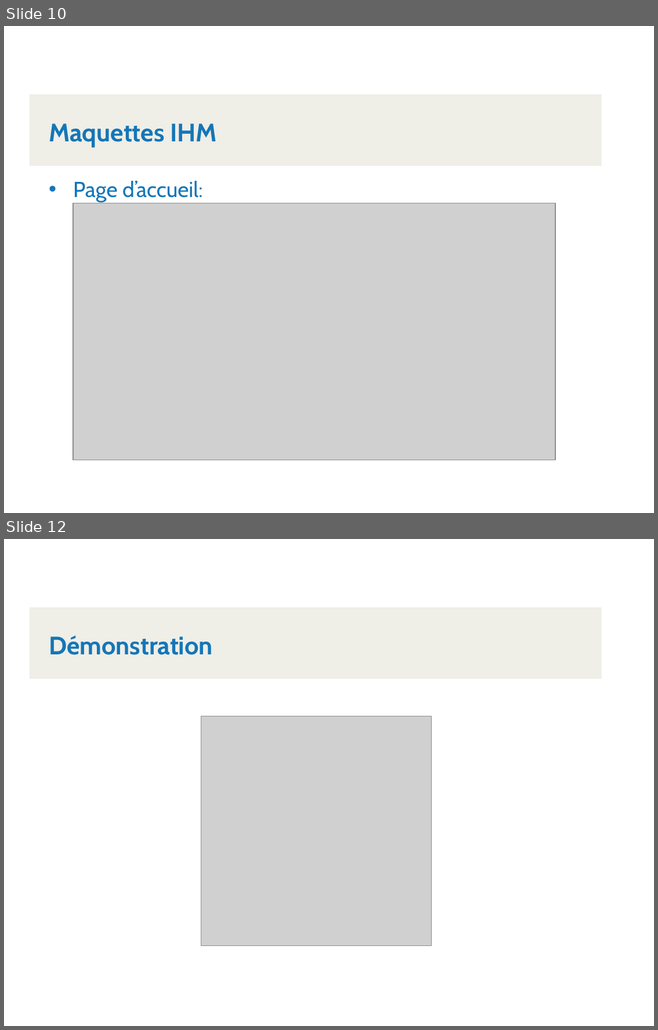
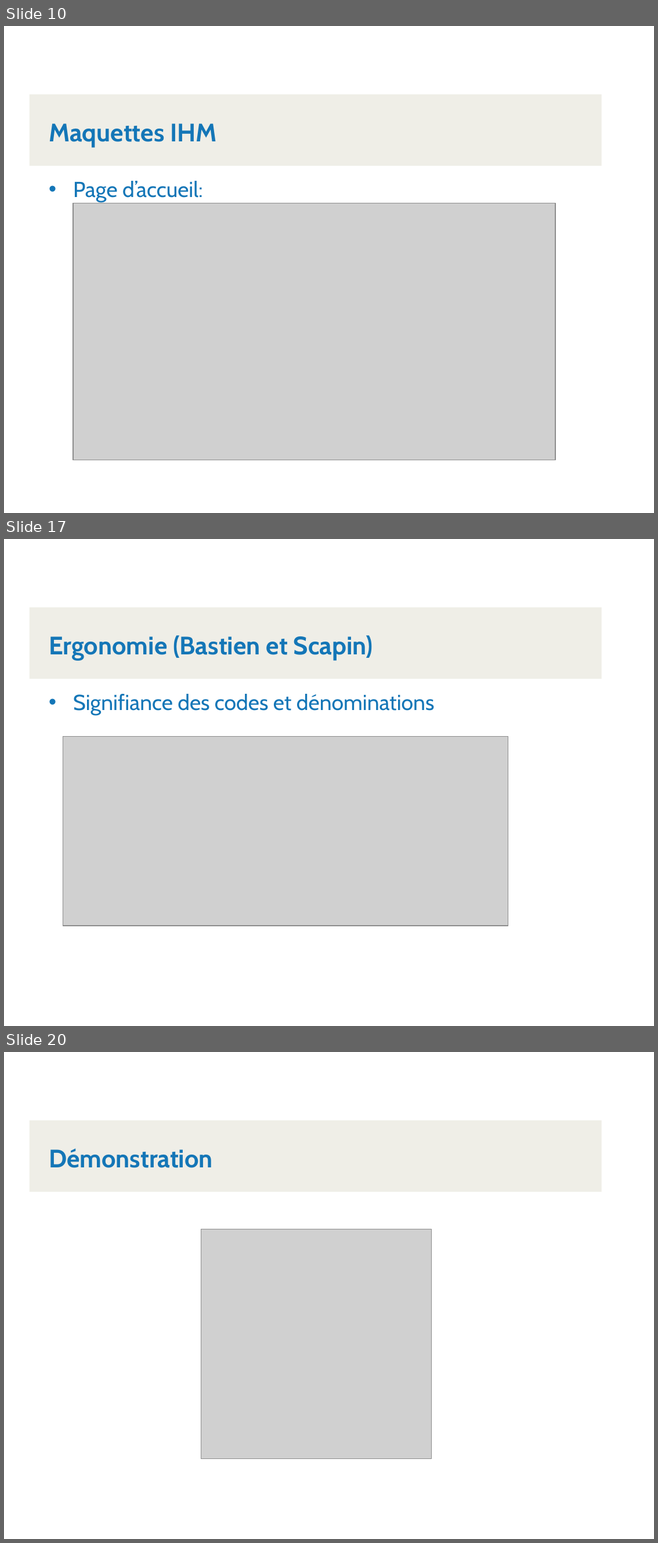
Before and after one commit to Kboris20/ProjetTechno, a slide deck: Présentation/PresentationClientsComptes-KlettGutierrezVoirolSchneider.pptx. Shown one above the other, each under a label of ours: slides 10 and 12 before the commit, slides 10, 17 and 20 after it; the slides between them are not shown. The pictures are 658x1030 and 658x1543 pixels, drawn with LibreOffice and Linux fonts; fonts in the diff are those of the drawing; grey boxes stand for pictures; background and template pictures are left out. Boxes give left, top, right and bottom in pixels: in the first picture for what was removed or moved away, otherwise in the second. Text is boxed around its words. In the diff, an @@ line names an element or a change of style, - is before the commit and + after.

Commit message:
Ergonomie powepoint

```diff
--- a/Présentation/PresentationClientsComptes-KlettGutierrezVoirolSchneider.pptx
+++ b/Présentation/PresentationClientsComptes-KlettGutierrezVoirolSchneider.pptx
@@ slide 17 added at (4, 539, 654, 1026), background picture (left out); not listed: 1 template element that a slide beside it also shows @@
@@ text added at (49, 635, 373, 660), 28 pt, text #1476B7, bold @@
+Ergonomie (Bastien et Scapin)
@@ text added at (73, 694, 434, 715), 24 pt, text #1476B7 @@
+• Signifiance des codes et dénominations
@@ picture added at (63, 736, 508, 925) @@
@@ what was slide 12 is now slide 20 @@
```
Also in this commit, not shown: 1 slide changed, 7 other slides added.
